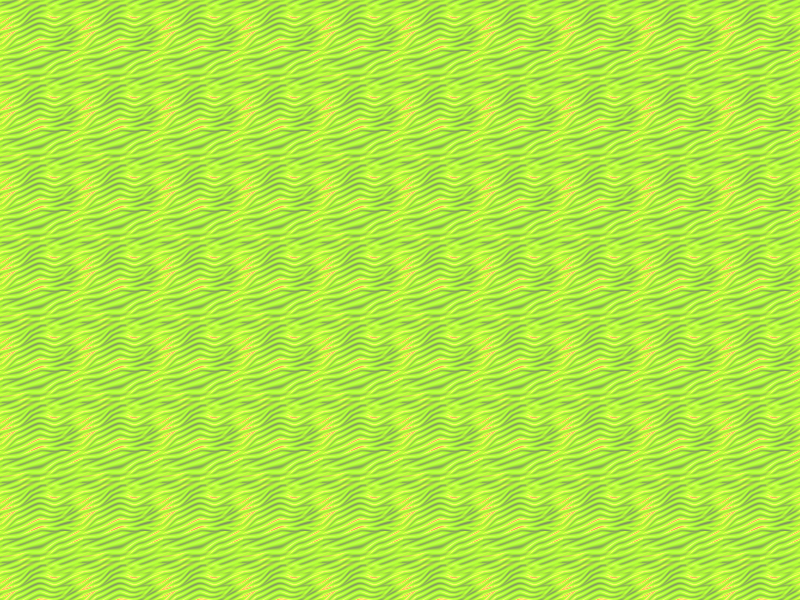
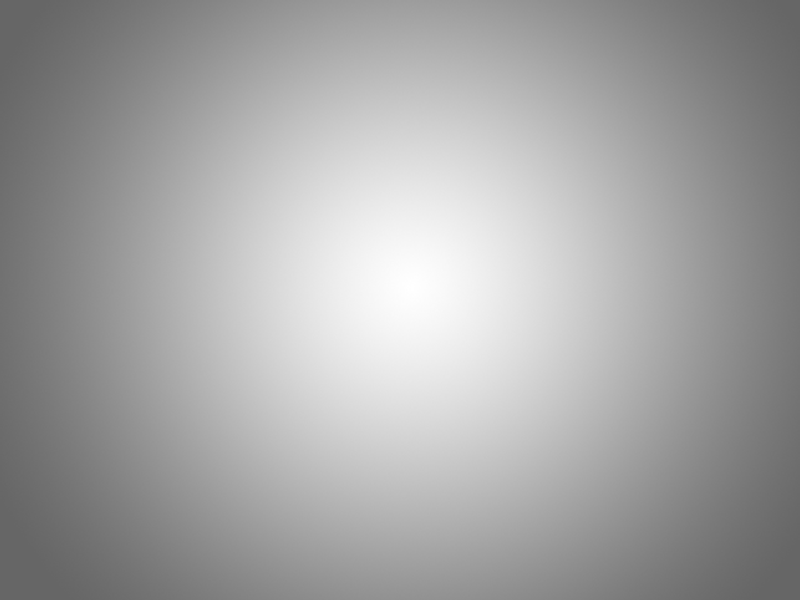
Two versions of the same layered image (800 x 600). Layer-by-layer changes:
renamed "Layer 0 copy" to "Layer 1", showed it, opacity 30% → 100%, painted on it over [0, 0, 800, 600]
hid "Layer 0" over [0, 0, 800, 600]
